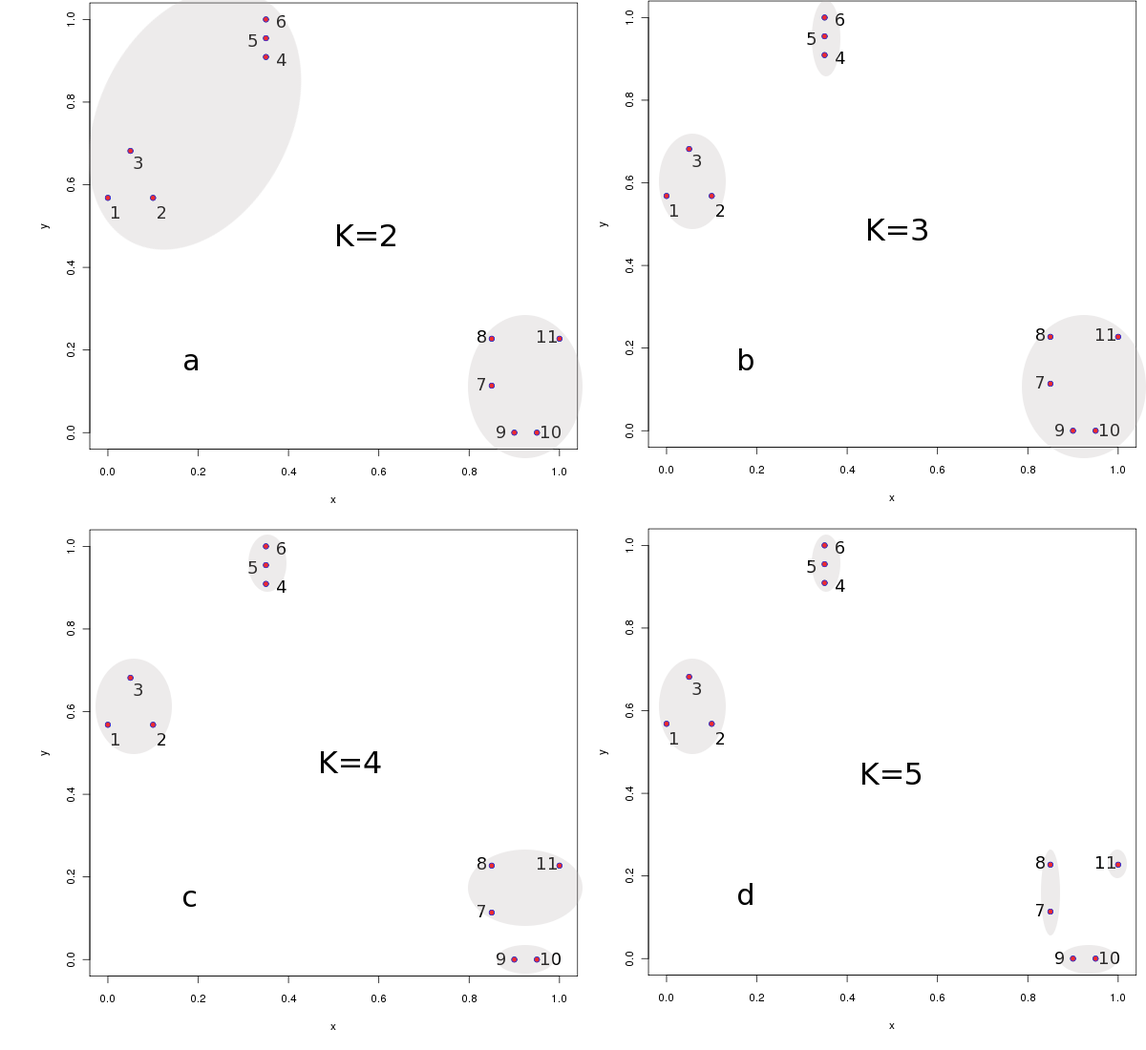
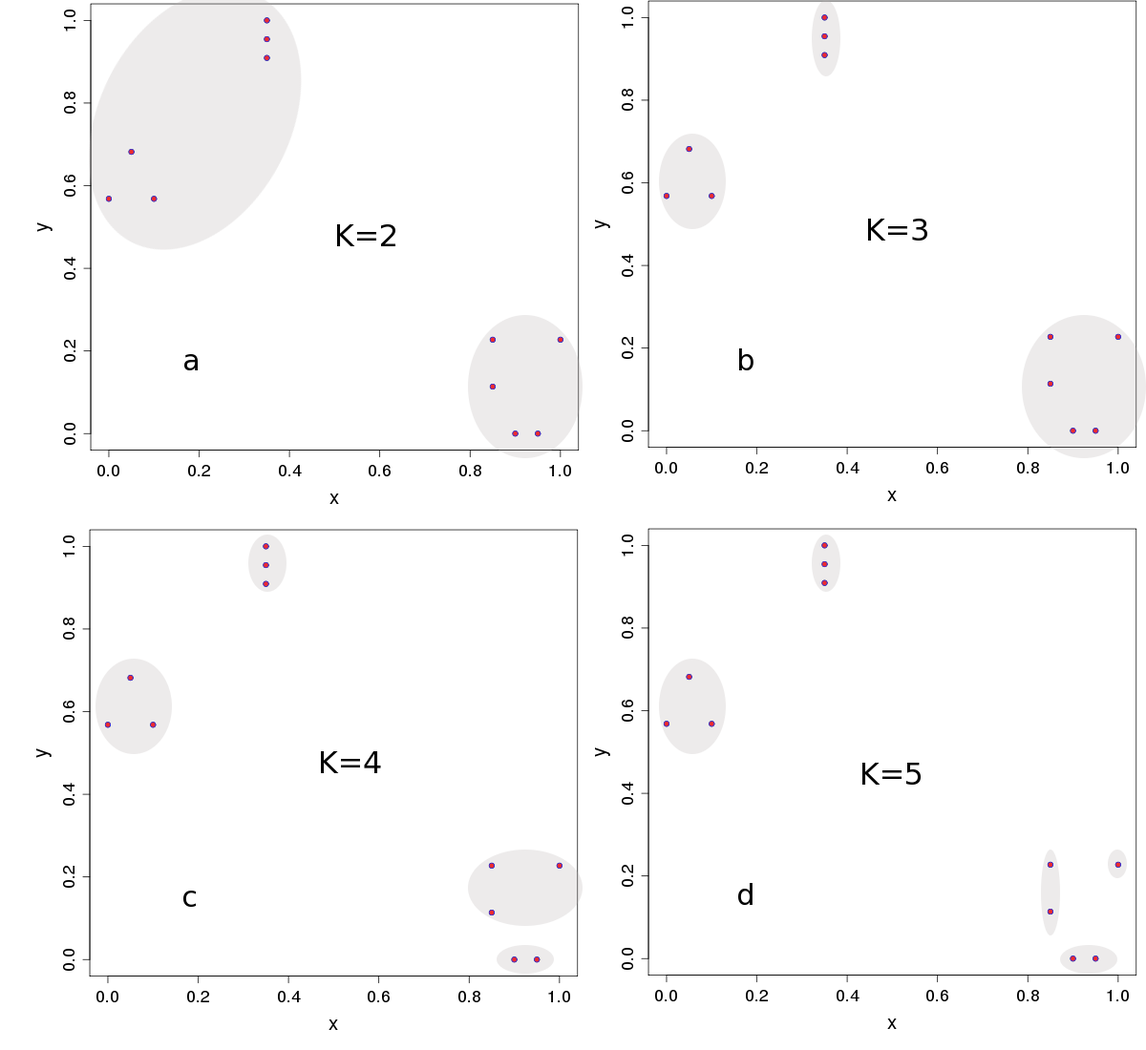
Layer changes from the first w=1146, h=1050 image to the second:
renamed "Pasted Layer copy#2" to "Pasted Layer copy#5", moved it above "Pasted Layer copy#4", painted on it over [36, 535, 571, 1031]
renamed "Pasted Layer copy#3" to "Pasted Layer copy#4", painted on it over [594, 534, 1129, 1030]
painted on "Pasted Layer copy#1" over [37, 1, 1129, 505]
removed layer "Pasted Layer copy" over [595, 6, 1129, 502]
added layer "Pasted Layer" above "Background" over [37, 1, 580, 505]
